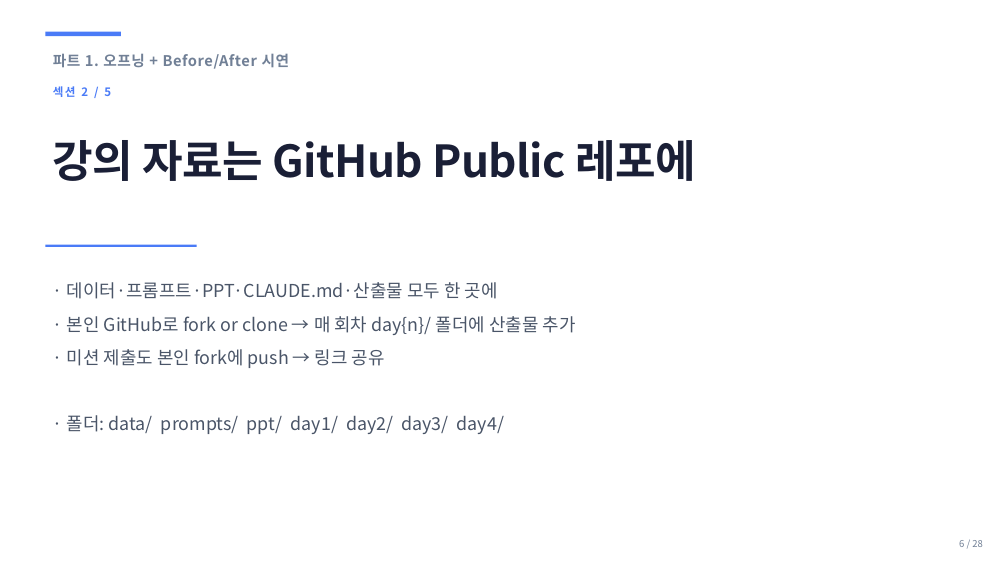
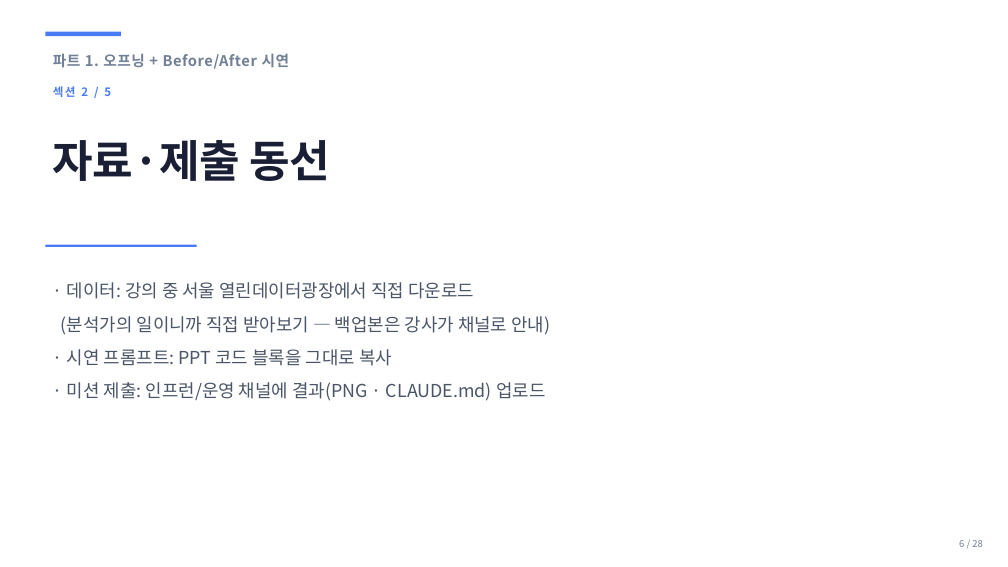
Before and after one commit to sujinpark-datapopcorn/inflearn_ccd_challenge, a slide deck: slide 6 of ppt/b2g_day1_setup.pptx. Drawn at 1008x567 pixels with LibreOffice and Linux fonts; fonts in the diff are those of the drawing. Boxes give left, top, right and bottom in pixels: in the first picture for what was removed or moved away, otherwise in the second. Text is boxed around its words. In the diff, an @@ line names an element or a change of style, - is before the commit and + after.

```diff
--- a/ppt/b2g_day1_setup.pptx
+++ b/ppt/b2g_day1_setup.pptx
@@ text at (x1=53, y1=140, x2=330, y2=181): text changed @@
-강의 자료는 GitHub Public 레포에
+자료·제출 동선
@@ text at (x1=61, y1=282, x2=550, y2=401): text changed @@
-· 데이터·프롬프트·PPT·CLAUDE.md·산출물 모두 한 곳에
-· 본인 GitHub로 fork or clone → 매 회차 day{n}/ 폴더에 산출물 추가
-· 미션 제출도 본인 fork에 push → 링크 공유
-· 폴더: data/ prompts/ ppt/ day1/ day2/ day3/ day4/
+· 데이터: 강의 중 서울 열린데이터광장에서 직접 다운로드
+(분석가의 일이니까 직접 받아보기 — 백업본은 강사가 채널로 안내)
+· 시연 프롬프트: PPT 코드 블록을 그대로 복사
+· 미션 제출: 인프런/운영 채널에 결과(PNG · CLAUDE.md) 업로드
```
Also in this commit, not shown: 13 other slides changed, 2 slides added, 2 slides removed, 8 other files.
